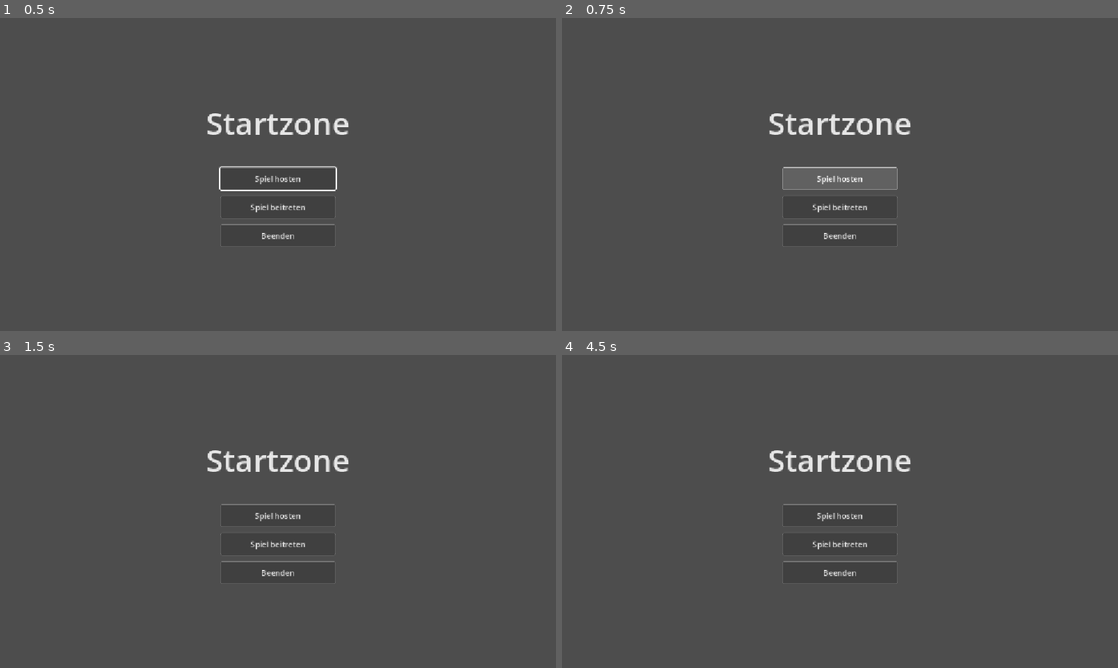
Above: before the commit, frames 1-4 (two rows, left to right).
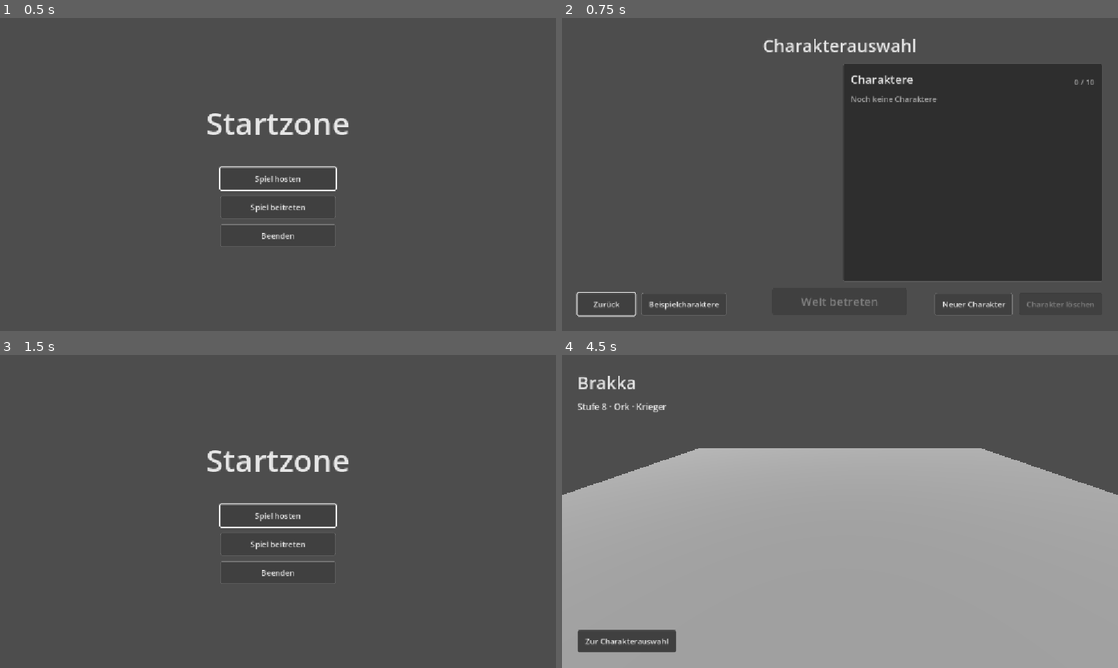
Above: after the commit, the same moments.

Repository: As94tt/WoM
Game: Godot game, scene res://scenes/ui/main_menu.tscn
Same seed, same stepped clock (60 frames per second), same inputs: the game is played once before the commit and once after it.
Inputs (mouse positions are in pixels of both pictures, inside the frame that each line leads up to):
- Up to frame 1 (0.5 s): no input
- Up to frame 2 (0.75 s): click "Spiel hosten" at 0.5 s
- Up to frame 3 (1.5 s): click (44, 639) at 1.25 s, where only the run after the commit has a clickable "Zurück"
- Up to frame 4 (4.5 s): click "Spiel beitreten" at 2 s; click (684, 639) at 2.75 s, where only the run after the commit has a clickable "Beispielcharaktere"; click (1040, 448) at 3.52 s; click (840, 639) at 4.25 s, where only the run after the commit has a clickable "Welt betreten"

Frame 1 is identical in both runs. In frame 2, 33% of the frame differs, in the area x 2-98%, y 6-96%; in frame 3, 0.2%; in frame 4, 66%, in the area x 0-100%, y 6-100%.

Commit message:
Charakterauswahl mit Liste, Vorschau, Lösch-Dialog und Testszene (#6)
- character_select: Liste rechts, Platzhaltermodell in der Mitte,
  Welt betreten, Neuer Charakter (bis #8 ohne Wirkung), Löschen, Zurück
  und Entwickler-Button für Beispielcharaktere (nur Debug-Build)
- character_entry: Listeneintrag mit Name, Stufe, Volk und Klasse in
  Klassenfarbe, Doppelklick betritt die Welt
- delete_character_dialog: Löschen erst nach exakt eingetipptem Namen
- test_world: leere Testszene mit Name, Volk und Klasse
- Hauptmenü: Hosten/Beitreten merken den Modus in GameSession und öffnen
  die Charakterauswahl

Co-Authored-By: Claude Opus 5.5 <noreply@anthropic.com>

Diff:
--- /dev/null
+++ b/game/scenes/test_world.tscn
@@ -0,0 +1,81 @@
+[gd_scene format=3]
+
+[ext_resource type="Script" path="res://scripts/test_world.gd" id="1_world"]
+
+[sub_resource type="Environment" id="Environment_world"]
+ambient_light_source = 2
+ambient_light_color = Color(0.5, 0.5, 0.5, 1)
+
+[sub_resource type="StandardMaterial3D" id="Material_floor"]
+albedo_color = Color(0.45, 0.45, 0.45, 1)
+
+[sub_resource type="PlaneMesh" id="PlaneMesh_floor"]
+material = SubResource("Material_floor")
+size = Vector2(40, 40)
+
+[sub_resource type="BoxShape3D" id="BoxShape_floor"]
+size = Vector3(40, 1, 40)
+
+[node name="TestWorld" type="Node3D"]
+script = ExtResource("1_world")
+
+[node name="WorldEnvironment" type="WorldEnvironment" parent="."]
+environment = SubResource("Environment_world")
+
+[node name="Sun" type="DirectionalLight3D" parent="."]
+rotation = Vector3(-0.9, 0.6, 0)
+shadow_enabled = true
+
+[node name="Camera" type="Camera3D" parent="."]
+position = Vector3(0, 6, 10)
+rotation = Vector3(-0.5, 0, 0)
+current = true
+
+[node name="Floor" type="StaticBody3D" parent="."]
+
+[node name="Mesh" type="MeshInstance3D" parent="Floor"]
+mesh = SubResource("PlaneMesh_floor")
+
+[node name="Collision" type="CollisionShape3D" parent="Floor"]
+position = Vector3(0, -0.5, 0)
+shape = SubResource("BoxShape_floor")
+
+[node name="Hud" type="CanvasLayer" parent="."]
+
+[node name="Margin" type="MarginContainer" parent="Hud"]
+layout_mode = 3
+anchors_preset = 15
+anchor_right = 1.0
+anchor_bottom = 1.0
+grow_horizontal = 2
+grow_vertical = 2
+mouse_filter = 2
+theme_type_variation = &"ScreenMargin"
+
+[node name="Rows" type="VBoxContainer" parent="Hud/Margin"]
+layout_mode = 2
+mouse_filter = 2
+theme_type_variation = &"ButtonList"
+
+[node name="NameLabel" type="Label" parent="Hud/Margin/Rows"]
+unique_name_in_owner = true
+layout_mode = 2
+theme_type_variation = &"ScreenTitle"
+text = "Name"
+
+[node name="InfoLabel" type="Label" parent="Hud/Margin/Rows"]
+unique_name_in_owner = true
+layout_mode = 2
+theme_type_variation = &"Subtitle"
+text = "Stufe · Volk · Klasse"
+
+[node name="Spacer" type="Control" parent="Hud/Margin/Rows"]
+layout_mode = 2
+size_flags_vertical = 3
+mouse_filter = 2
+
+[node name="BackButton" type="Button" parent="Hud/Margin/Rows"]
+unique_name_in_owner = true
+layout_mode = 2
+size_flags_horizontal = 0
+text = "Zur Charakterauswahl"
--- /dev/null
+++ b/game/scenes/ui/character_entry.tscn
@@ -0,0 +1,65 @@
+[gd_scene format=3]
+
+[ext_resource type="Script" path="res://scripts/ui/character_entry.gd" id="1_entry"]
+
+[node name="CharacterEntry" type="Button"]
+size_flags_horizontal = 3
+theme_type_variation = &"ListEntryButton"
+toggle_mode = true
+action_mode = 0
+script = ExtResource("1_entry")
+
+[node name="Margin" type="MarginContainer" parent="."]
+unique_name_in_owner = true
+layout_mode = 1
+anchors_preset = 15
+anchor_right = 1.0
+anchor_bottom = 1.0
+grow_horizontal = 2
+grow_vertical = 2
+mouse_filter = 2
+theme_type_variation = &"ListEntryMargin"
+
+[node name="Rows" type="VBoxContainer" parent="Margin"]
+layout_mode = 2
+mouse_filter = 2
+
+[node name="TopRow" type="HBoxContainer" parent="Margin/Rows"]
+layout_mode = 2
+mouse_filter = 2
+theme_type_variation = &"InlineRow"
+
+[node name="NameLabel" type="Label" parent="Margin/Rows/TopRow"]
+unique_name_in_owner = true
+layout_mode = 2
+size_flags_horizontal = 3
+mouse_filter = 2
+theme_type_variation = &"Subtitle"
+text = "Name"
+text_overrun_behavior = 3
+
+[node name="LevelLabel" type="Label" parent="Margin/Rows/TopRow"]
+unique_name_in_owner = true
+layout_mode = 2
+mouse_filter = 2
+theme_type_variation = &"SmallLabel"
+text = "Stufe 1"
+
+[node name="InfoRow" type="HBoxContainer" parent="Margin/Rows"]
+layout_mode = 2
+mouse_filter = 2
+theme_type_variation = &"InlineRow"
+
+[node name="RaceLabel" type="Label" parent="Margin/Rows/InfoRow"]
+unique_name_in_owner = true
+layout_mode = 2
+mouse_filter = 2
+theme_type_variation = &"SmallLabel"
+text = "Volk"
+
+[node name="ClassLabel" type="Label" parent="Margin/Rows/InfoRow"]
+unique_name_in_owner = true
+layout_mode = 2
+mouse_filter = 2
+theme_type_variation = &"SmallLabel"
+text = "Klasse"
--- /dev/null
+++ b/game/scenes/ui/character_select.tscn
@@ -0,0 +1,151 @@
+[gd_scene format=3]
+
+[ext_resource type="Script" path="res://scripts/ui/character_select.gd" id="1_select"]
+[ext_resource type="PackedScene" path="res://scenes/ui/character_preview.tscn" id="2_preview"]
+[ext_resource type="PackedScene" path="res://scenes/ui/delete_character_dialog.tscn" id="3_dialog"]
+
+[node name="CharacterSelect" type="Control"]
+layout_mode = 3
+anchors_preset = 15
+anchor_right = 1.0
+anchor_bottom = 1.0
+grow_horizontal = 2
+grow_vertical = 2
+script = ExtResource("1_select")
+
+[node name="Layout" type="MarginContainer" parent="."]
+unique_name_in_owner = true
+layout_mode = 1
+anchors_preset = 15
+anchor_right = 1.0
+anchor_bottom = 1.0
+grow_horizontal = 2
+grow_vertical = 2
+theme_type_variation = &"ScreenMargin"
+
+[node name="Rows" type="VBoxContainer" parent="Layout"]
+layout_mode = 2
+theme_type_variation = &"ButtonList"
+
+[node name="TitleLabel" type="Label" parent="Layout/Rows"]
+layout_mode = 2
+theme_type_variation = &"ScreenTitle"
+text = "Charakterauswahl"
+horizontal_alignment = 1
+
+[node name="Columns" type="HBoxContainer" parent="Layout/Rows"]
+layout_mode = 2
+size_flags_vertical = 3
+theme_type_variation = &"ButtonRow"
+
+[node name="LeftSpacer" type="Control" parent="Layout/Rows/Columns"]
+layout_mode = 2
+size_flags_horizontal = 3
+mouse_filter = 2
+
+[node name="Preview" parent="Layout/Rows/Columns" instance=ExtResource("2_preview")]
+unique_name_in_owner = true
+layout_mode = 2
+size_flags_horizontal = 3
+size_flags_stretch_ratio = 2.0
+
+[node name="ListPanel" type="PanelContainer" parent="Layout/Rows/Columns"]
+layout_mode = 2
+size_flags_horizontal = 3
+
+[node name="ListRows" type="VBoxContainer" parent="Layout/Rows/Columns/ListPanel"]
+layout_mode = 2
+theme_type_variation = &"ButtonList"
+
+[node name="ListHeader" type="HBoxContainer" parent="Layout/Rows/Columns/ListPanel/ListRows"]
+layout_mode = 2
+theme_type_variation = &"InlineRow"
+
+[node name="ListTitle" type="Label" parent="Layout/Rows/Columns/ListPanel/ListRows/ListHeader"]
+layout_mode = 2
+size_flags_horizontal = 3
+theme_type_variation = &"WindowTitle"
+text = "Charaktere"
+
+[node name="CountLabel" type="Label" parent="Layout/Rows/Columns/ListPanel/ListRows/ListHeader"]
+unique_name_in_owner = true
+layout_mode = 2
+size_flags_vertical = 8
+theme_type_variation = &"HintText"
+text = "0 / 10"
+
+[node name="EmptyHint" type="Label" parent="Layout/Rows/Columns/ListPanel/ListRows"]
+unique_name_in_owner = true
+layout_mode = 2
+theme_type_variation = &"HintText"
+text = "Noch keine Charaktere"
+autowrap_mode = 3
+
+[node name="Scroll" type="ScrollContainer" parent="Layout/Rows/Columns/ListPanel/ListRows"]
+layout_mode = 2
+size_flags_vertical = 3
+horizontal_scroll_mode = 0
+
+[node name="EntryList" type="VBoxContainer" parent="Layout/Rows/Columns/ListPanel/ListRows/Scroll"]
+unique_name_in_owner = true
+layout_mode = 2
+size_flags_horizontal = 3
+theme_type_variation = &"ButtonList"
+
+[node name="BottomBar" type="HBoxContainer" parent="Layout/Rows"]
+layout_mode = 2
+theme_type_variation = &"ButtonRow"
+
+[node name="BottomLeft" type="HBoxContainer" parent="Layout/Rows/BottomBar"]
+layout_mode = 2
+size_flags_horizontal = 3
+theme_type_variation = &"ButtonRow"
+
+[node name="BackButton" type="Button" parent="Layout/Rows/BottomBar/BottomLeft"]
+unique_name_in_owner = true
+custom_minimum_size = Vector2(120, 0)
+layout_mode = 2
+size_flags_vertical = 8
+text = "Zurück"
+
+[node name="SampleButton" type="Button" parent="Layout/Rows/BottomBar/BottomLeft"]
+unique_name_in_owner = true
+layout_mode = 2
+size_flags_vertical = 8
+tooltip_text = "Entwickler: legt bis zu 3 Beispielcharaktere an (nur in Debug-Builds sichtbar)."
+text = "Beispielcharaktere"
+
+[node name="BottomCenter" type="HBoxContainer" parent="Layout/Rows/BottomBar"]
+layout_mode = 2
+size_flags_horizontal = 3
+alignment = 1
+theme_type_variation = &"ButtonRow"
+
+[node name="EnterWorldButton" type="Button" parent="Layout/Rows/BottomBar/BottomCenter"]
+unique_name_in_owner = true
+custom_minimum_size = Vector2(280, 0)
+layout_mode = 2
+theme_type_variation = &"EnterWorldButton"
+text = "Welt betreten"
+
+[node name="BottomRight" type="HBoxContainer" parent="Layout/Rows/BottomBar"]
+layout_mode = 2
+size_flags_horizontal = 3
+alignment = 2
+theme_type_variation = &"ButtonRow"
+
+[node name="NewButton" type="Button" parent="Layout/Rows/BottomBar/BottomRight"]
+unique_name_in_owner = true
+layout_mode = 2
+size_flags_vertical = 8
+text = "Neuer Charakter"
+
+[node name="DeleteButton" type="Button" parent="Layout/Rows/BottomBar/BottomRight"]
+unique_name_in_owner = true
+layout_mode = 2
+size_flags_vertical = 8
+text = "Charakter löschen"
+
+[node name="DeleteDialog" parent="." instance=ExtResource("3_dialog")]
+unique_name_in_owner = true
+layout_mode = 1
--- /dev/null
+++ b/game/scenes/ui/delete_character_dialog.tscn
@@ -0,0 +1,75 @@
+[gd_scene format=3]
+
+[ext_resource type="Script" path="res://scripts/ui/delete_character_dialog.gd" id="1_dialog"]
+
+[node name="DeleteCharacterDialog" type="Control"]
+layout_mode = 3
+anchors_preset = 15
+anchor_right = 1.0
+anchor_bottom = 1.0
+grow_horizontal = 2
+grow_vertical = 2
+script = ExtResource("1_dialog")
+
+[node name="Dim" type="Panel" parent="."]
+layout_mode = 1
+anchors_preset = 15
+anchor_right = 1.0
+anchor_bottom = 1.0
+grow_horizontal = 2
+grow_vertical = 2
+theme_type_variation = &"DimOverlay"
+
+[node name="Center" type="CenterContainer" parent="."]
+layout_mode = 1
+anchors_preset = 15
+anchor_right = 1.0
+anchor_bottom = 1.0
+grow_horizontal = 2
+grow_vertical = 2
+
+[node name="Panel" type="PanelContainer" parent="Center"]
+custom_minimum_size = Vector2(480, 0)
+layout_mode = 2
+theme_type_variation = &"DialogPanel"
+
+[node name="Content" type="VBoxContainer" parent="Center/Panel"]
+layout_mode = 2
+theme_type_variation = &"ButtonList"
+
+[node name="TitleLabel" type="Label" parent="Center/Panel/Content"]
+layout_mode = 2
+theme_type_variation = &"WindowTitle"
+text = "Charakter löschen"
+
+[node name="MessageLabel" type="Label" parent="Center/Panel/Content"]
+unique_name_in_owner = true
+custom_minimum_size = Vector2(432, 0)
+layout_mode = 2
+theme_type_variation = &"BodyText"
+text = "Gib zum Bestätigen den Namen ein."
+autowrap_mode = 3
+
+[node name="NameInput" type="LineEdit" parent="Center/Panel/Content"]
+unique_name_in_owner = true
+layout_mode = 2
+placeholder_text = "Name des Charakters"
+max_length = 32
+
+[node name="Buttons" type="HBoxContainer" parent="Center/Panel/Content"]
+layout_mode = 2
+alignment = 2
+theme_type_variation = &"ButtonRow"
+
+[node name="CancelButton" type="Button" parent="Center/Panel/Content/Buttons"]
+unique_name_in_owner = true
+custom_minimum_size = Vector2(160, 0)
+layout_mode = 2
+text = "Abbrechen"
+
+[node name="DeleteButton" type="Button" parent="Center/Panel/Content/Buttons"]
+unique_name_in_owner = true
+custom_minimum_size = Vector2(160, 0)
+layout_mode = 2
+disabled = true
+text = "Löschen"
--- /dev/null
+++ b/game/scripts/test_world.gd
@@ -0,0 +1,29 @@
+extends Node3D
+## Leere Testszene (Ticket #6): Boden, Licht, feste Kamera und eine Anzeige
+## des gewählten Charakters aus GameSession. Rein lokal. In M1 startet hier
+## je nach GameSession.mode der Host (create_server) oder der Client
+## (create_client), und die Spielfiguren werden gespawnt.
+
+const CHARACTER_SELECT_SCENE := "res://scenes/ui/character_select.tscn"
+
+
+func _ready() -> void:
+	%BackButton.pressed.connect(_on_back_pressed)
+	var c := GameSession.selected_character
+	if c == null:
+		%NameLabel.text = "Kein Charakter gewählt"
+		%InfoLabel.text = ""
+		return
+	var race := c.get_race()
+	var class_data := c.get_class_data()
+	%NameLabel.text = c.character_name
+	%InfoLabel.text = "Stufe %d · %s · %s" % [
+		c.level,
+		race.display_name if race != null else String(c.race_id),
+		class_data.display_name if class_data != null else String(c.class_id),
+	]
+
+
+func _on_back_pressed() -> void:
+	GameSession.selected_character = null
+	get_tree().change_scene_to_file(CHARACTER_SELECT_SCENE)
--- /dev/null
+++ b/game/scripts/ui/character_select.gd
@@ -0,0 +1,153 @@
+extends Control
+## Charakterauswahl (Ticket #6). Zeigt die lokal gespeicherten Charaktere,
+## das Platzhaltermodell des gewählten Charakters und führt in die Testwelt.
+## Rein lokal: Charaktere liegen in user://characters/ auf dem eigenen PC,
+## nichts wird synchronisiert. In M1 überträgt der Client nur den gewählten
+## Charakter (CharacterData.to_dict()) an den Host.
+
+const CHARACTER_ENTRY := preload("res://scenes/ui/character_entry.tscn")
+const TEST_WORLD_SCENE := "res://scenes/test_world.tscn"
+const MAIN_MENU_SCENE := "res://scenes/ui/main_menu.tscn"
+
+var _group := ButtonGroup.new()
+var _entries: Array[CharacterEntry] = []
+var _selected: CharacterEntry = null
+
+@onready var _preview: CharacterPreview = %Preview
+@onready var _dialog: DeleteCharacterDialog = %DeleteDialog
+
+
+func _ready() -> void:
+	%BackButton.pressed.connect(_on_back_pressed)
+	%SampleButton.pressed.connect(_on_sample_pressed)
+	%EnterWorldButton.pressed.connect(_enter_world)
+	%NewButton.pressed.connect(_on_new_pressed)
+	%DeleteButton.pressed.connect(_on_delete_pressed)
+	_dialog.confirmed.connect(_on_delete_confirmed)
+	_dialog.cancelled.connect(_on_dialog_closed)
+	# Entwicklerhilfe nur in Debug-Builds (Editor und Debug-Export).
+	%SampleButton.visible = OS.is_debug_build()
+	_reload()
+
+
+## Baut die Liste neu auf und wählt einen Eintrag aus: den mit dem Namen
+## select_name, sonst den Eintrag an Position fallback_index, sonst den
+## zuletzt gespielten Charakter.
+func _reload(select_name: String = "", fallback_index: int = -1) -> void:
+	for entry in _entries:
+		entry.get_parent().remove_child(entry)
+		entry.queue_free()
+	_entries.clear()
+	_selected = null
+
+	for c in CharacterStore.list_all():
+		var entry: CharacterEntry = CHARACTER_ENTRY.instantiate()
+		entry.button_group = _group
+		%EntryList.add_child(entry)
+		entry.setup(c)
+		entry.selected.connect(_on_entry_selected)
+		entry.activated.connect(_on_entry_activated)
+		_entries.append(entry)
+
+	var target: CharacterEntry = null
+	if not select_name.is_empty():
+		for entry in _entries:
+			if entry.character.character_name == select_name:
+				target = entry
+	if target == null and fallback_index >= 0 and not _entries.is_empty():
+		target = _entries[mini(fallback_index, _entries.size() - 1)]
+	if target == null:
+		target = _most_recent_entry()
+
+	if target != null:
+		_select(target)
+		target.grab_focus()
+	else:
+		_preview.clear()
+		%BackButton.grab_focus()
+	_update_state()
+
+
+## Eintrag mit dem größten last_played; haben alle 0, der erste.
+func _most_recent_entry() -> CharacterEntry:
+	var best: CharacterEntry = null
+	for entry in _entries:
+		if best == null or entry.character.last_played > best.character.last_played:
+			best = entry
+	return best
+
+
+func _select(entry: CharacterEntry) -> void:
+	if not entry.button_pressed:
+		entry.button_pressed = true  # löst toggled -> _on_entry_selected aus
+	_on_entry_selected(entry)
+
+
+func _on_entry_selected(entry: CharacterEntry) -> void:
+	if _selected == entry:
+		return
+	_selected = entry
+	_preview.show_character(entry.character)
+	_update_state()
+
+
+func _on_entry_activated(entry: CharacterEntry) -> void:
+	_select(entry)
+	_enter_world()
+
+
+func _update_state() -> void:
+	var has_characters := not _entries.is_empty()
+	%EmptyHint.visible = not has_characters
+	_preview.visible = has_characters
+	%EnterWorldButton.disabled = _selected == null
+	%DeleteButton.disabled = _selected == null
+	%NewButton.disabled = _entries.size() >= CharacterStore.MAX_CHARACTERS
+	%SampleButton.disabled = _entries.size() >= CharacterStore.MAX_CHARACTERS
+	%CountLabel.text = "%d / %d" % [_entries.size(), CharacterStore.MAX_CHARACTERS]
+
+
+func _enter_world() -> void:
+	if _selected == null:
+		return
+	var c := _selected.character
+	c.last_played = int(Time.get_unix_time_from_system())
+	CharacterStore.save(c)
+	GameSession.selected_character = c
+	get_tree().change_scene_to_file(TEST_WORLD_SCENE)
+
+
+func _on_back_pressed() -> void:
+	GameSession.reset()
+	get_tree().change_scene_to_file(MAIN_MENU_SCENE)
+
+
+func _on_new_pressed() -> void:
+	# Verdrahtung in #8 (Charaktererstellung). Bis dahin ohne Wirkung.
+	pass
+
+
+func _on_sample_pressed() -> void:
+	var keep := _selected.character.character_name if _selected != null else ""
+	SampleCharacters.add_samples(3)
+	_reload(keep)
+
+
+func _on_delete_pressed() -> void:
+	if _selected == null:
+		return
+	%Layout.focus_behavior_recursive = Control.FOCUS_BEHAVIOR_DISABLED
+	_dialog.open(_selected.character.character_name)
+
+
+func _on_delete_confirmed() -> void:
+	var index := _entries.find(_selected)
+	CharacterStore.delete(_selected.character)
+	%Layout.focus_behavior_recursive = Control.FOCUS_BEHAVIOR_INHERITED
+	_reload("", index)
+
+
+func _on_dialog_closed() -> void:
+	%Layout.focus_behavior_recursive = Control.FOCUS_BEHAVIOR_INHERITED
+	if _selected != null:
+		_selected.grab_focus()
--- /dev/null
+++ b/game/scripts/ui/delete_character_dialog.gd
@@ -0,0 +1,60 @@
+class_name DeleteCharacterDialog
+extends Control
+## Bestätigung zum Löschen eines Charakters (Ticket #6). „Löschen“ ist erst
+## aktiv, wenn der Name genau eingetippt wurde. Liegt als Overlay über dem
+## Bildschirm; die Abdunklung fängt alle Mausklicks ab.
+## Rein lokal, keine Netzwerkfunktion.
+
+signal confirmed
+signal cancelled
+
+var _expected_name := ""
+
+
+func _ready() -> void:
+	hide()
+	%NameInput.text_changed.connect(_on_text_changed)
+	%NameInput.text_submitted.connect(_on_text_submitted)
+	%DeleteButton.pressed.connect(_on_delete_pressed)
+	%CancelButton.pressed.connect(_on_cancel_pressed)
+
+
+## Öffnet den Dialog für den angegebenen Charakternamen.
+func open(character_name: String) -> void:
+	_expected_name = character_name
+	%MessageLabel.text = "Gib zum Bestätigen den Namen „%s“ ein. Der Charakter wird endgültig gelöscht." % character_name
+	%NameInput.text = ""
+	%DeleteButton.disabled = true
+	show()
+	%NameInput.grab_focus()
+
+
+func _unhandled_input(event: InputEvent) -> void:
+	if visible and event.is_action_pressed("ui_cancel"):
+		get_viewport().set_input_as_handled()
+		_on_cancel_pressed()
+
+
+func _matches() -> bool:
+	return not _expected_name.is_empty() and %NameInput.text == _expected_name
+
+
+func _on_text_changed(_text: String) -> void:
+	%DeleteButton.disabled = not _matches()
+
+
+func _on_text_submitted(_text: String) -> void:
+	if _matches():
+		_on_delete_pressed()
+
+
+func _on_delete_pressed() -> void:
+	if not _matches():
+		return
+	hide()
+	confirmed.emit()
+
+
+func _on_cancel_pressed() -> void:
+	hide()
+	cancelled.emit()
--- a/game/scripts/ui/main_menu.gd
+++ b/game/scripts/ui/main_menu.gd
@@ -1,7 +1,10 @@
 extends Control
 ## Hauptmenü beim Spielstart (Ticket #3).
-## Rein lokal, keine Netzwerkfunktion. Die Handler für Hosten und Beitreten
-## sind die Einstiegspunkte für M1 (create_server / create_client).
+## Hosten und Beitreten merken den Modus in GameSession und öffnen die
+## Charakterauswahl (Ticket #6). Noch keine Netzwerkfunktion; in M1 wird
+## der Modus beim Betreten der Welt ausgewertet (create_server / create_client).
+
+const CHARACTER_SELECT_SCENE := "res://scenes/ui/character_select.tscn"
 
 
 func _ready() -> void:
@@ -12,13 +15,17 @@
 
 
 func _on_host_pressed() -> void:
-	# M1: Hier wird das Spiel als Host gestartet (create_server).
-	pass
+	_open_character_select(GameSession.Mode.HOST)
 
 
 func _on_join_pressed() -> void:
-	# M1: Hier tritt der Spieler einem Spiel bei (create_client).
-	pass
+	_open_character_select(GameSession.Mode.JOIN)
+
+
+func _open_character_select(mode: GameSession.Mode) -> void:
+	GameSession.reset()
+	GameSession.mode = mode
+	get_tree().change_scene_to_file(CHARACTER_SELECT_SCENE)
 
 
 func _on_quit_pressed() -> void:
Not shown, added: game/scripts/test_world.gd.uid
Not shown, added: game/scripts/ui/character_entry.gd.uid
Not shown, added: game/scripts/ui/character_preview.gd.uid
Not shown, added: game/scripts/ui/character_select.gd.uid
Not shown, added: game/scripts/ui/delete_character_dialog.gd.uid
